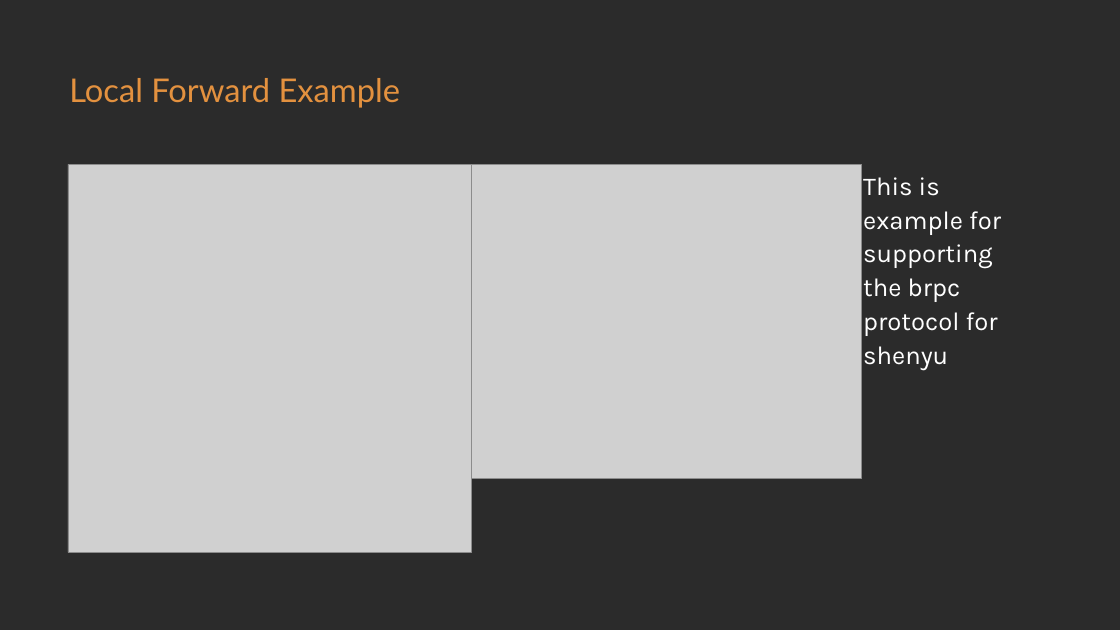
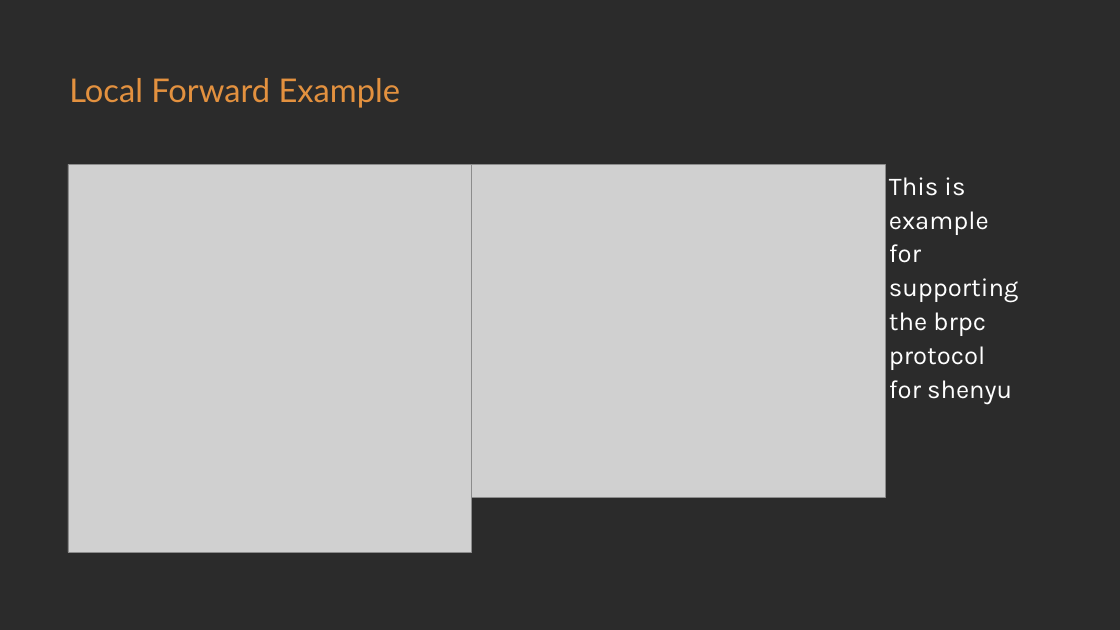
Before and after one commit to loongs-zhang/ACOCA2024-PlayWithWASM, a slide deck: slide 12 of PlayWithWASM.pptx (slide 11 before the commit). Drawn at 1120x630 pixels with LibreOffice and Linux fonts; fonts in the diff are those of the drawing; grey boxes stand for pictures; background and template pictures are left out; a plain dark background stands for a picture behind light text. Boxes give left, top, right and bottom in pixels: in the first picture for what was removed or moved away, otherwise in the second. Text is boxed around its words. In the diff, an @@ line names an element or a change of style, - is before the commit and + after.

```diff
--- a/PlayWithWASM.pptx
+++ b/PlayWithWASM.pptx
@@ picture: place and size @@
-picture at <box>471,164,861,478</box>
+picture at <box>471,164,885,497</box>
@@ text "This is example for supporting ..." rewrapped from <box>863,177,1001,370</box> to <box>889,177,1018,404</box> @@
```
Also in this commit, not shown: 5 other slides changed, 1 slide added, 13 other files.
